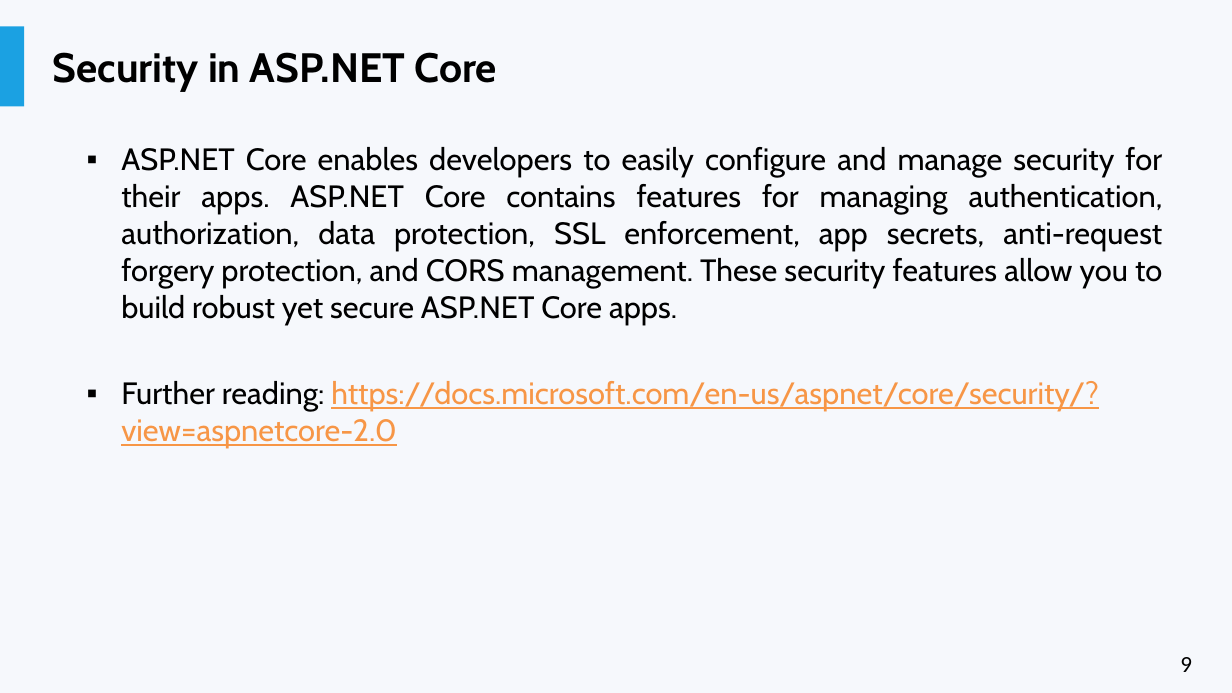
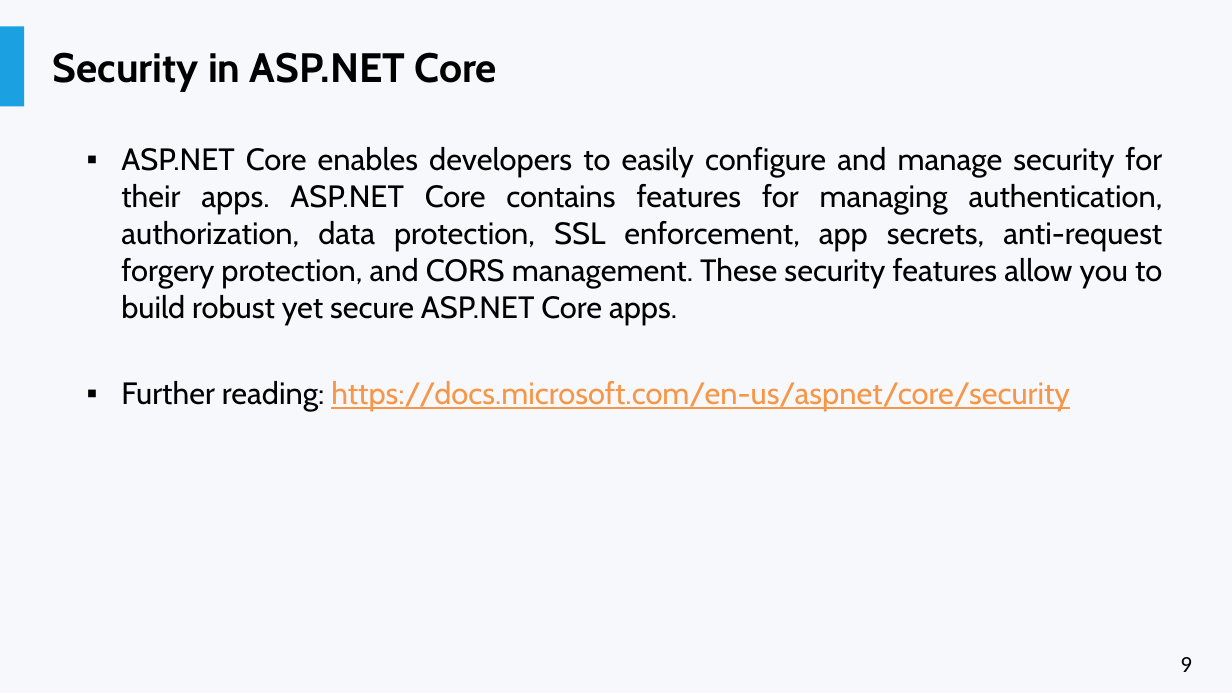
Before and after one commit to liviucotfas/ase-web-and-cloud-applications-security, a slide deck: slide 9 of Presentation ASPNET MVC Core - Part II.pptx. Drawn at 1232x693 pixels with LibreOffice and Linux fonts; fonts in the diff are those of the drawing. Boxes give left, top, right and bottom in pixels: in the first picture for what was removed or moved away, otherwise in the second. Text is boxed around its words. In the diff, an @@ line names an element or a change of style, - is before the commit and + after.

```diff
--- a/Presentation ASPNET MVC Core - Part II.pptx
+++ b/Presentation ASPNET MVC Core - Part II.pptx
@@ text at box(121, 381, 1070, 411): text changed @@
-▪ Further reading: https://docs.microsoft.com/en-us/aspnet/core/security/?view=aspnetcore-2.0
+▪ Further reading: https://docs.microsoft.com/en-us/aspnet/core/security
```
Also in this commit, not shown: 1 other slide changed, 1 other file.
